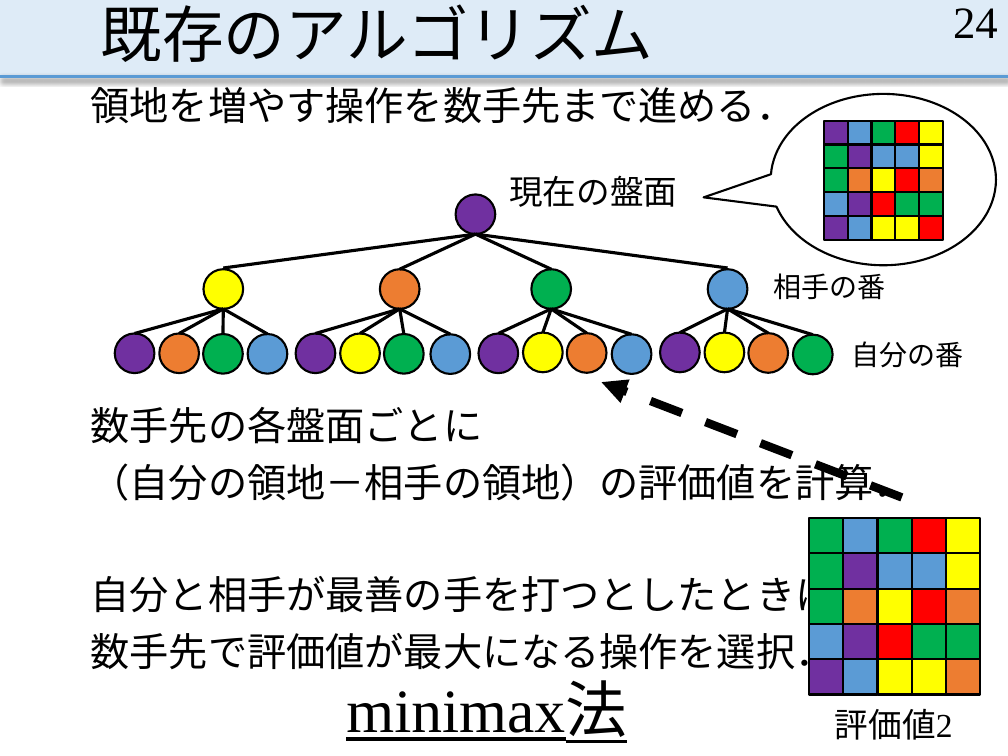
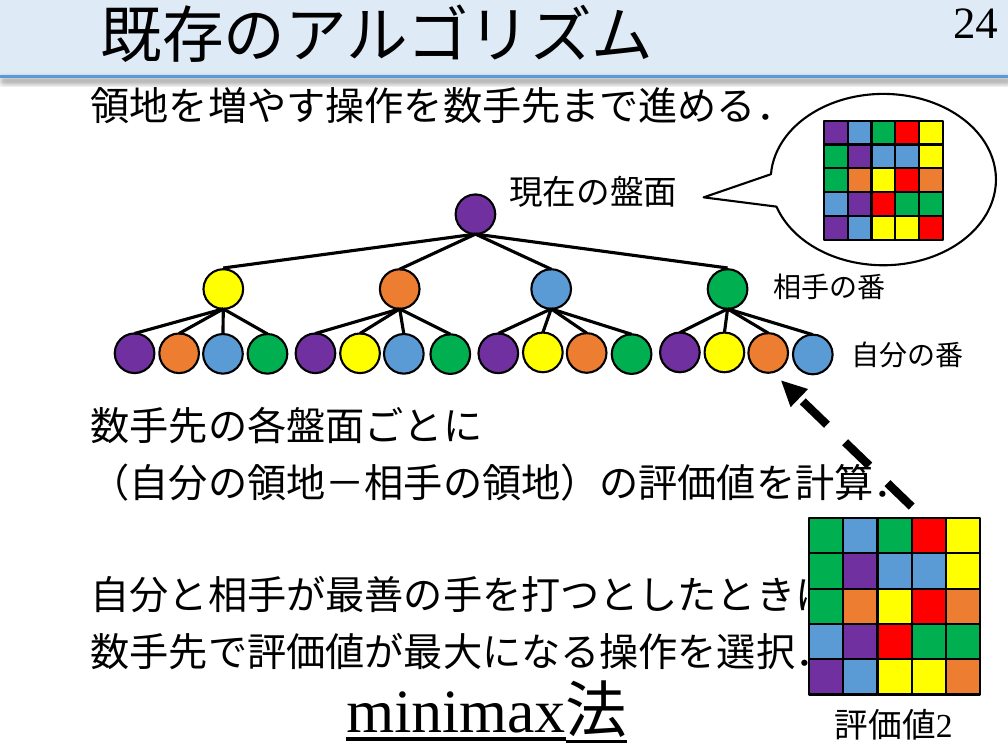
Before and after one commit to MasayaOda/SR, a slide deck: slide 24 of 小田卒論発表 - コピー.pptx. Drawn at 1008x756 pixels with LibreOffice and Linux fonts; fonts in the diff are those of the drawing. Boxes give left, top, right and bottom in pixels: in the first picture for what was removed or moved away, otherwise in the second. Text is boxed around its words. In the diff, an @@ line names an element or a change of style, - is before the commit and + after.

```diff
--- a/小田卒論発表 - コピー.pptx
+++ b/小田卒論発表 - コピー.pptx
@@ fill #5B9BD5 to #00B050 in 4 elements at (708,269,747,308), (248,334,287,373), (430,335,470,374), (612,335,651,374) @@
@@ fill #00B050 to #5B9BD5 in 4 elements at (531,269,571,308), (204,334,243,373), (384,334,423,373), (793,335,833,374) @@
@@ arrow moved from (902, 497) - (602, 382) to (911, 507) - (781, 381) @@
```
Also in this commit, not shown: 24 other slides changed, 1 slide added.
